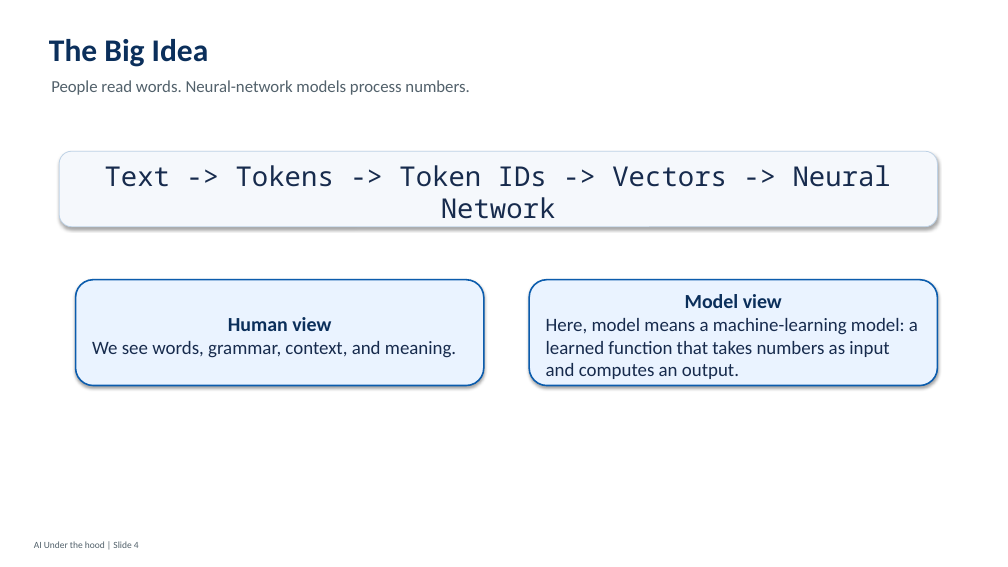
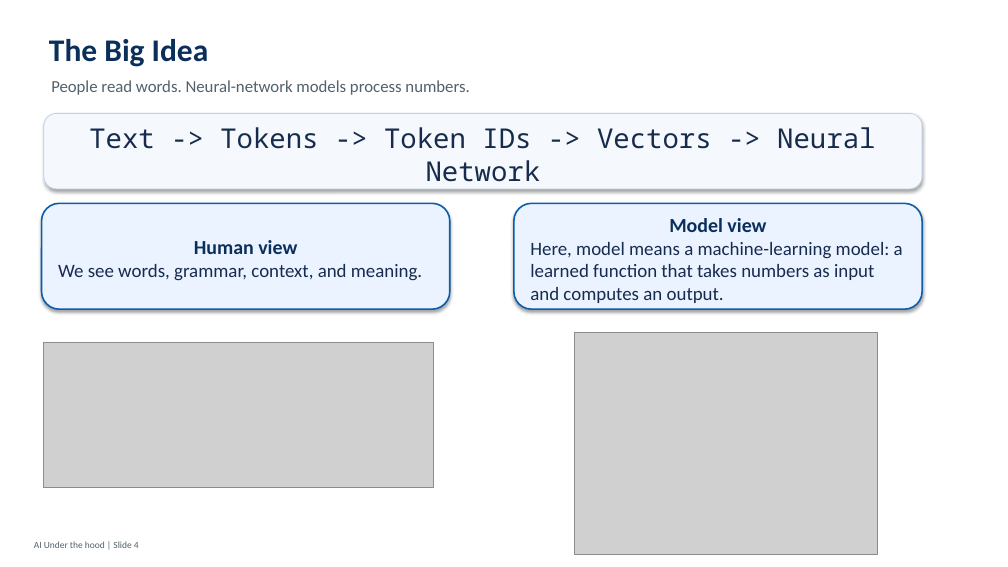
Before and after one commit to javaboy-vk/MAGPAI, a slide deck: slide 5 of pptx/Session_01_Tokens_v1.0.pptx (slide 4 before the commit). Drawn at 1008x567 pixels with LibreOffice and Linux fonts; fonts in the diff are those of the drawing; grey boxes stand for pictures. Boxes give left, top, right and bottom in pixels: in the first picture for what was removed or moved away, otherwise in the second. Text is boxed around its words. In the diff, an @@ line names an element or a change of style, - is before the commit and + after.

Commit message:
PPTX updates to include  more images to explain graphically the concepts of the full stack AI/ML mental model, and to update the flow of the presentation to better align with the new content. Also includes updates to the README and MANIFEST files to reflect the changes in the presentation content and structure.

```diff
--- a/pptx/Session_01_Tokens_v1.0.pptx
+++ b/pptx/Session_01_Tokens_v1.0.pptx
@@ rounded rectangle "Text -> Tokens -> Token ...": place and size @@
-rounded rectangle "Text -> Tokens -> Token ..." at (59,151,938,227)
+rounded rectangle "Text -> Tokens -> Token ..." at (44,113,923,189)
@@ rounded rectangle "Human view": place and size @@
-rounded rectangle "Human view" at (76,280,484,386)
+rounded rectangle "Human view" at (42,203,450,309)
@@ rounded rectangle "Model view": place and size @@
-rounded rectangle "Model view" at (529,280,938,386)
+rounded rectangle "Model view" at (514,203,923,309)
@@ picture added at (44,343,433,488) @@
@@ picture added at (575,332,878,554) @@
```
Also in this commit, not shown: 2 other slides changed, 1 slide added, 47 other files.
